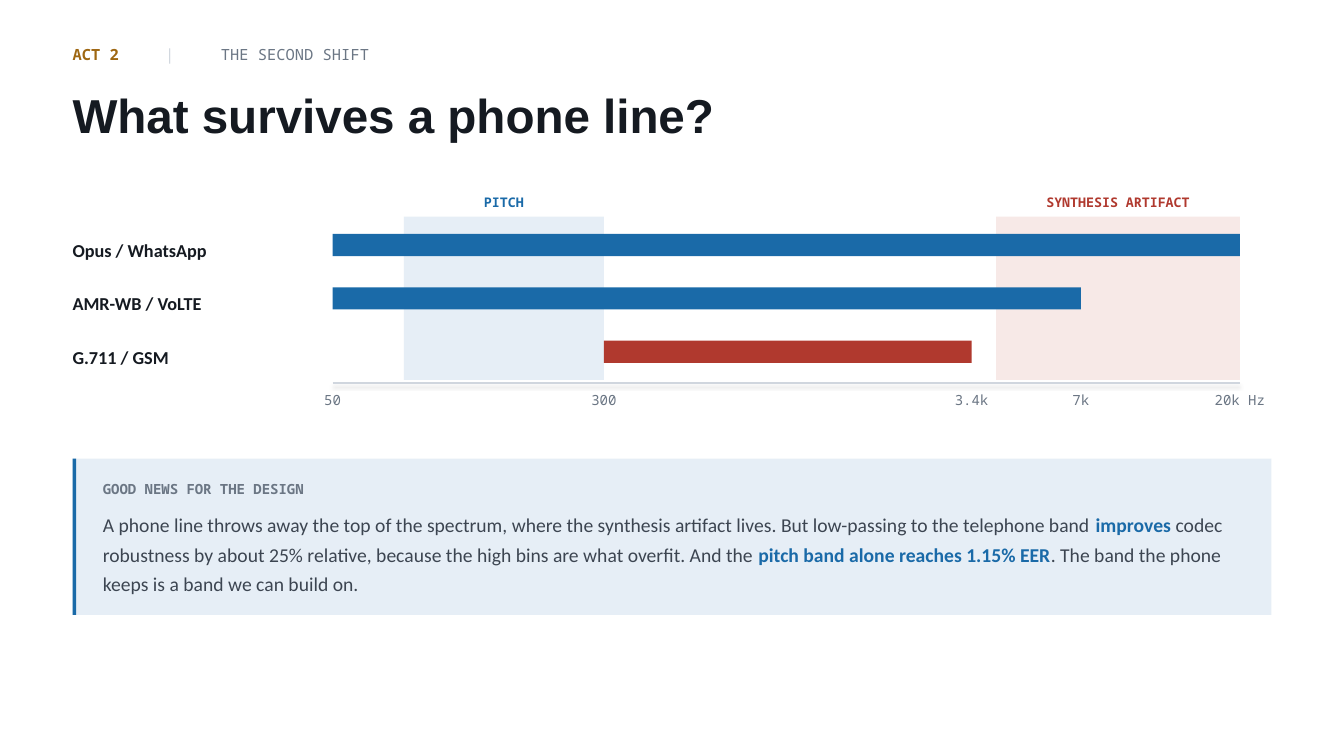
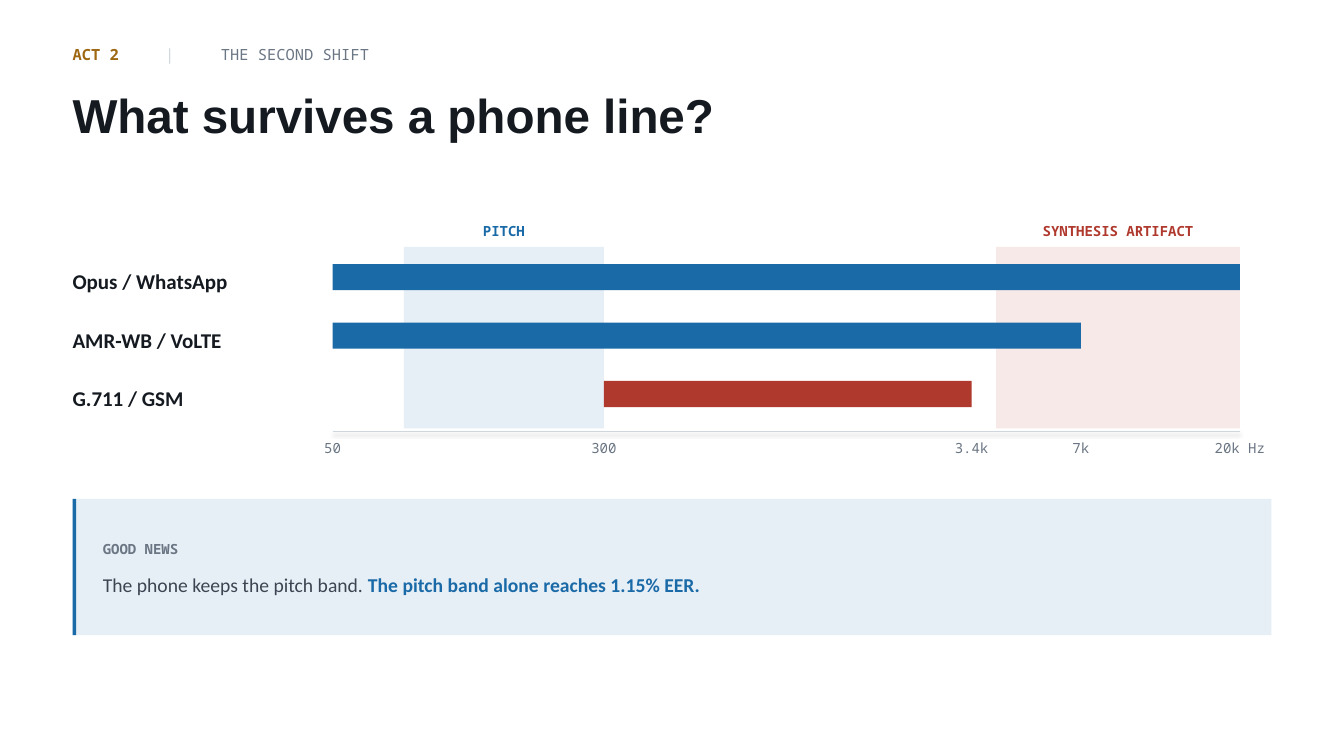
Before and after one commit to mertBiricik/vishing, a slide deck: slide 6 of slides/proposal.pptx. Drawn at 1344x756 pixels with LibreOffice and Linux fonts; fonts in the diff are those of the drawing. Boxes give left, top, right and bottom in pixels: in the first picture for what was removed or moved away, otherwise in the second. Text is boxed around its words. In the diff, an @@ line names an element or a change of style, - is before the commit and + after.

```diff
--- a/slides/proposal.pptx
+++ b/slides/proposal.pptx
@@ 3 texts: place and size @@
-3 texts at <box>73,197,1190,260</box>
+3 texts at <box>73,226,1193,293</box>
@@ text "PITCH" at <box>483,226,525,236</box>: size 9.5 to 10 pt @@
@@ text "SYNTHESIS ARTIFACT" at <box>1043,226,1193,236</box>: size 9.5 to 10 pt @@
@@ rectangle: place and size @@
-rectangle at <box>333,234,1240,256</box>
+rectangle at <box>333,264,1240,290</box>
@@ rectangle: place and size @@
-rectangle at <box>404,217,605,380</box>
+rectangle at <box>404,247,605,429</box>
@@ rectangle: place and size @@
-rectangle at <box>996,217,1240,380</box>
+rectangle at <box>996,247,1240,429</box>
@@ text "AMR-WB / VoLTE": place and size @@
-text "AMR-WB / VoLTE" at <box>73,298,202,310</box>
+text "AMR-WB / VoLTE" at <box>73,334,222,348</box>
@@ rectangle: place and size @@
-rectangle at <box>333,287,1081,310</box>
+rectangle at <box>333,323,1081,349</box>
@@ size 13 to 15 pt in 3 elements at <box>73,274,227,293</box>, <box>73,334,222,348</box>, <box>73,392,184,406</box> @@
@@ text "G.711 / GSM": place and size @@
-text "G.711 / GSM" at <box>73,352,169,364</box>
+text "G.711 / GSM" at <box>73,392,184,406</box>
@@ rectangle: place and size @@
-rectangle at <box>604,341,972,363</box>
+rectangle at <box>604,381,972,407</box>
@@ 5 texts, 1 line: place and size @@
-5 texts, 1 line at <box>324,383,1265,405</box>
+5 texts, 1 line at <box>324,432,1265,453</box>
@@ rectangle: place and size @@
-rectangle at <box>73,459,1271,615</box>
+rectangle at <box>73,499,1271,635</box>
@@ rectangle: place and size @@
-rectangle at <box>73,459,77,615</box>
+rectangle at <box>73,499,77,635</box>
@@ text at <box>103,544,700,595</box>: text changed; text colour #3C4551 to #1A6AA8; bold on @@
-GOOD NEWS FOR THE DESIGN
-A phone line throws away the top of the spectrum, where the synthesis artifact lives. But low-passing to the telephone band improves codec robustness by about 25% relative, because the high bins are what overfit. And the pitch band alone reaches 1.15% EER. The band the phone keeps is a band we can build on.
+GOOD NEWS
+The phone keeps the pitch band. The pitch band alone reaches 1.15% EER.
```
Also in this commit, not shown: 11 other slides changed, 1 slide added, 2 other files.
